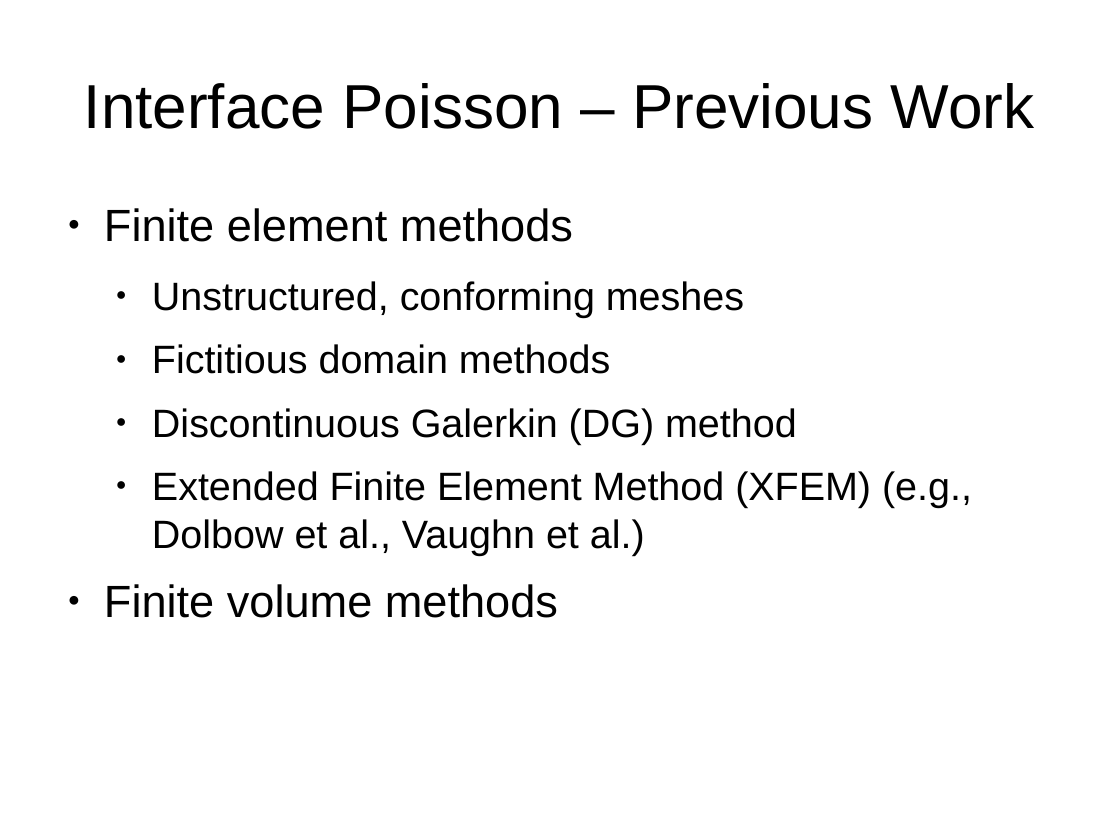
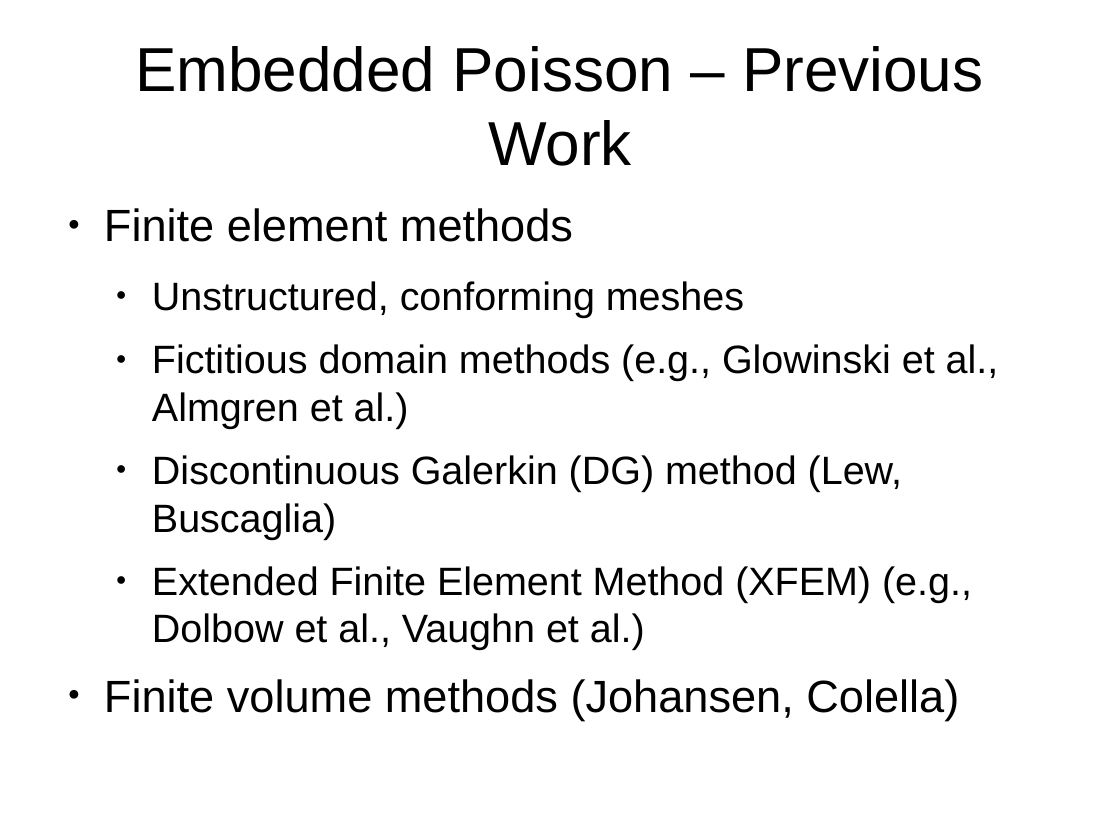
Before and after one commit to jhellrung/documents, a slide deck: slide 7 of presentations/sandia.2011.11.08/slides.odp. Drawn at 1120x840 pixels with LibreOffice and Linux fonts; fonts in the diff are those of the drawing. Boxes give left, top, right and bottom in pixels: in the first picture for what was removed or moved away, otherwise in the second. Text is boxed around its words. In the diff, an @@ line names an element or a change of style, - is before the commit and + after.

```diff
--- a/presentations/sandia.2011.11.08/slides.odp
+++ b/presentations/sandia.2011.11.08/slides.odp
@@ title at [135,46,983,166]: text changed @@
-Interface Poisson – Previous Work
+Embedded Poisson – Previous Work
@@ text at [152,344,999,539]: text changed @@
-  ● Fictitious domain methods
-  ● Discontinuous Galerkin (DG) method
+  ● Fictitious domain methods (e.g., Glowinski et al., Almgren et al.)
+  ● Discontinuous Galerkin (DG) method (Lew, Buscaglia)
@@ text at [104,679,959,720]: text changed @@
-● Finite volume methods
+● Finite volume methods (Johansen, Colella)
```
Also in this commit, not shown: 2 other slides changed, 1 slide added, 1 slide removed, 1 other file.
